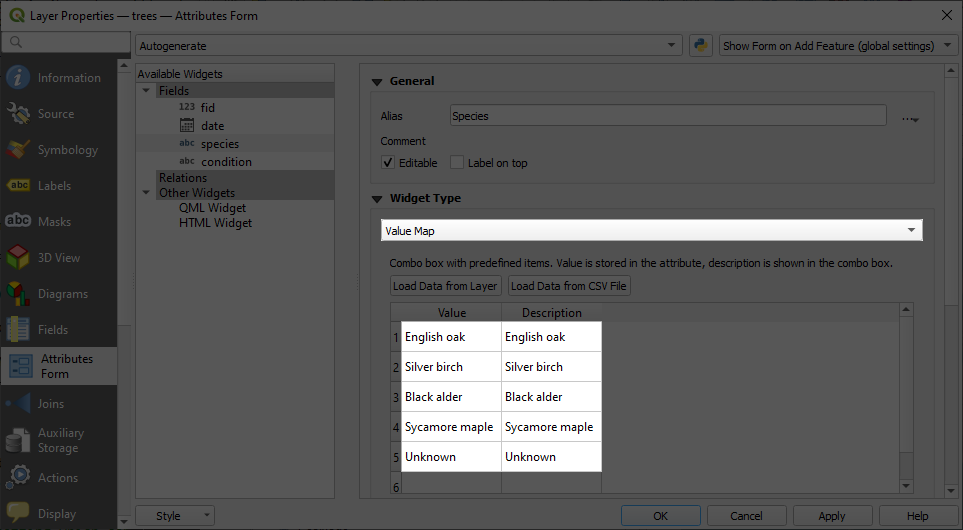
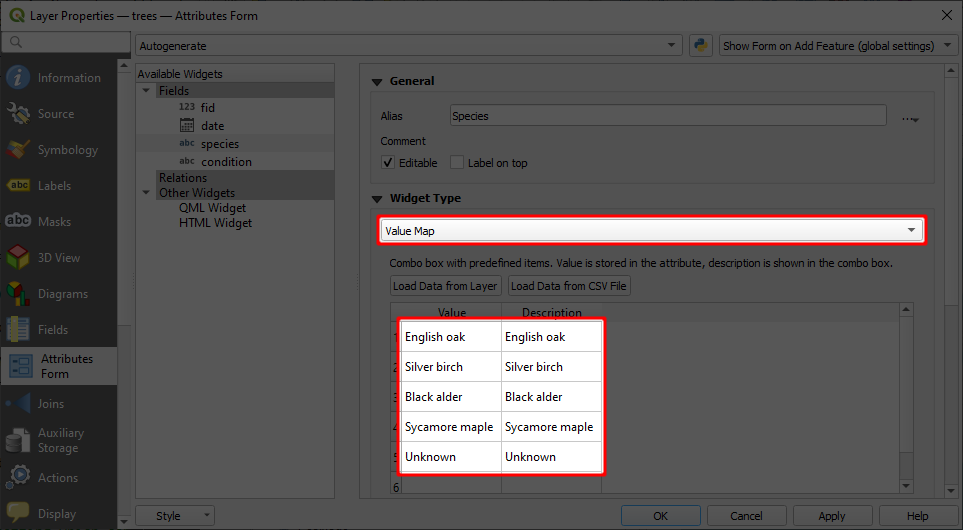
Comparing the layer stacks of the two 963px x 530px images. Changes:
added layer "Red" above "Black" over [376, 214, 928, 477]
painted on "Black" over [378, 216, 926, 475]
